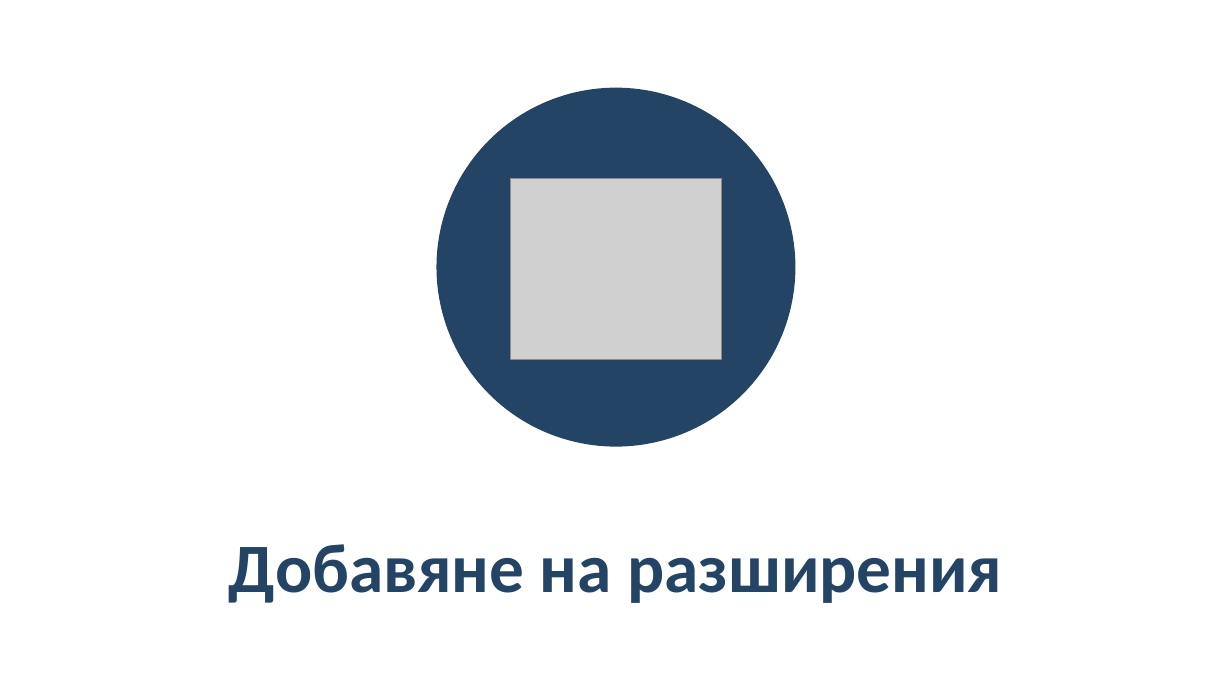
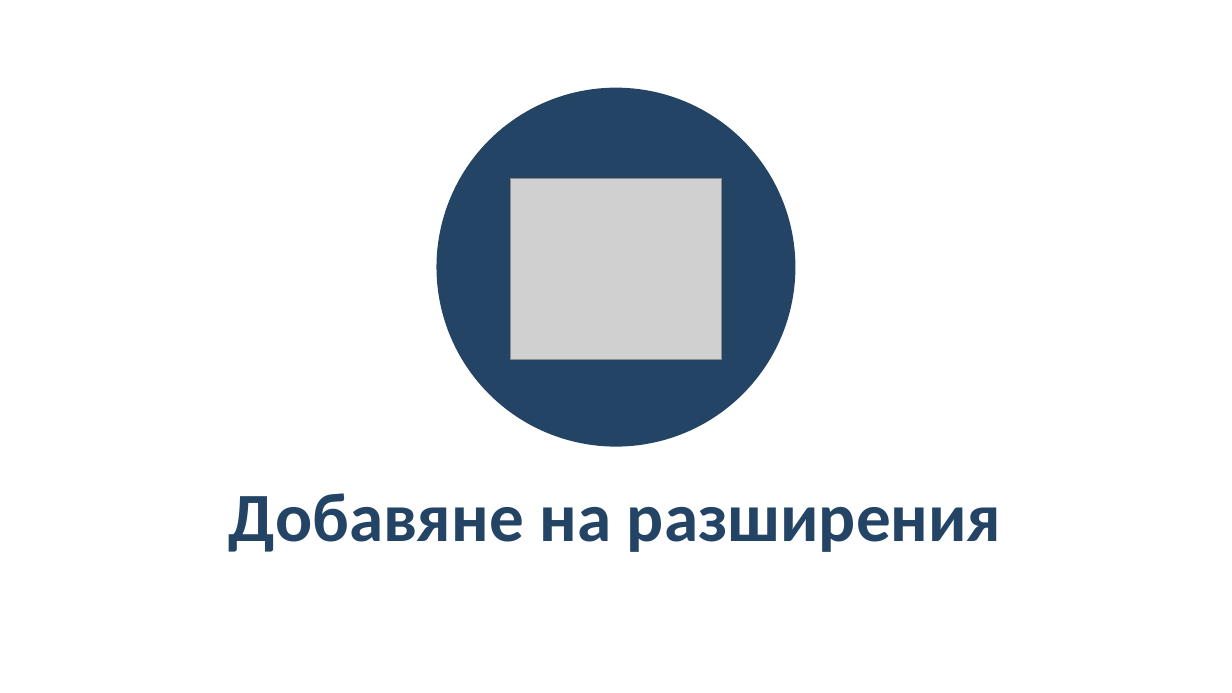
Before and after one commit to BG-IT-Edu/School-Programming, a slide deck: slide 5 of Courses/Computer-Modeling-and-IT/Computer-Modeling-and-IT-5-Class/18-Drawing-Figures/18-Drawing-Figures.pptx. Drawn at 1232x693 pixels with LibreOffice and Linux fonts; fonts in the diff are those of the drawing; grey boxes stand for pictures; background and template pictures are left out. Boxes give left, top, right and bottom in pixels: in the first picture for what was removed or moved away, otherwise in the second. Text is boxed around its words. In the diff, an @@ line names an element or a change of style, - is before the commit and + after.

```diff
--- a/Courses/Computer-Modeling-and-IT/Computer-Modeling-and-IT-5-Class/18-Drawing-Figures/18-Drawing-Figures.pptx
+++ b/Courses/Computer-Modeling-and-IT/Computer-Modeling-and-IT-5-Class/18-Drawing-Figures/18-Drawing-Figures.pptx
@@ title "Добавяне на разширения": place and size @@
-title "Добавяне на разширения" at (229, 544, 1002, 603)
+title "Добавяне на разширения" at (229, 493, 1001, 552)
@@ title "Добавяне на разширения" at (229, 493, 1001, 552): line spacing 1.05 to 1; less space between paragraphs @@
```
Also in this commit, not shown: 12 other slides changed, 3 slides added, 3 slides removed, 5 other files.
